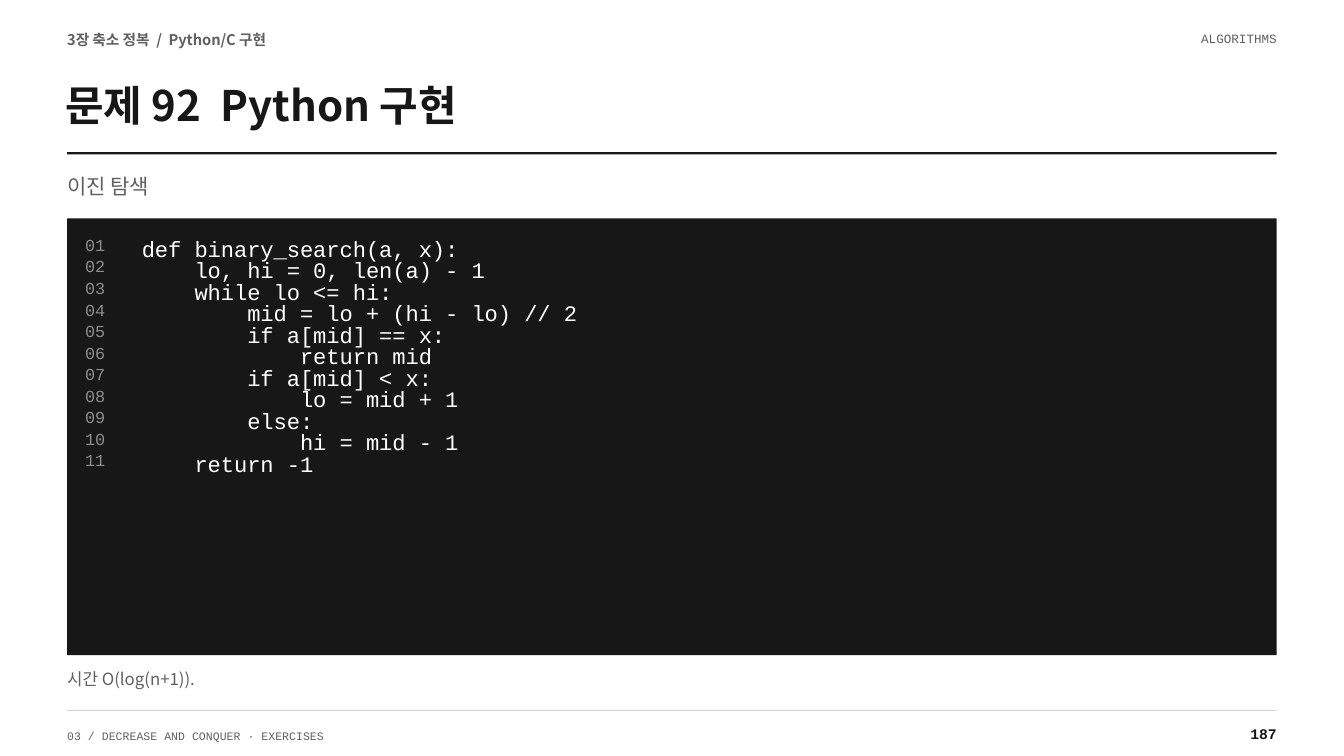
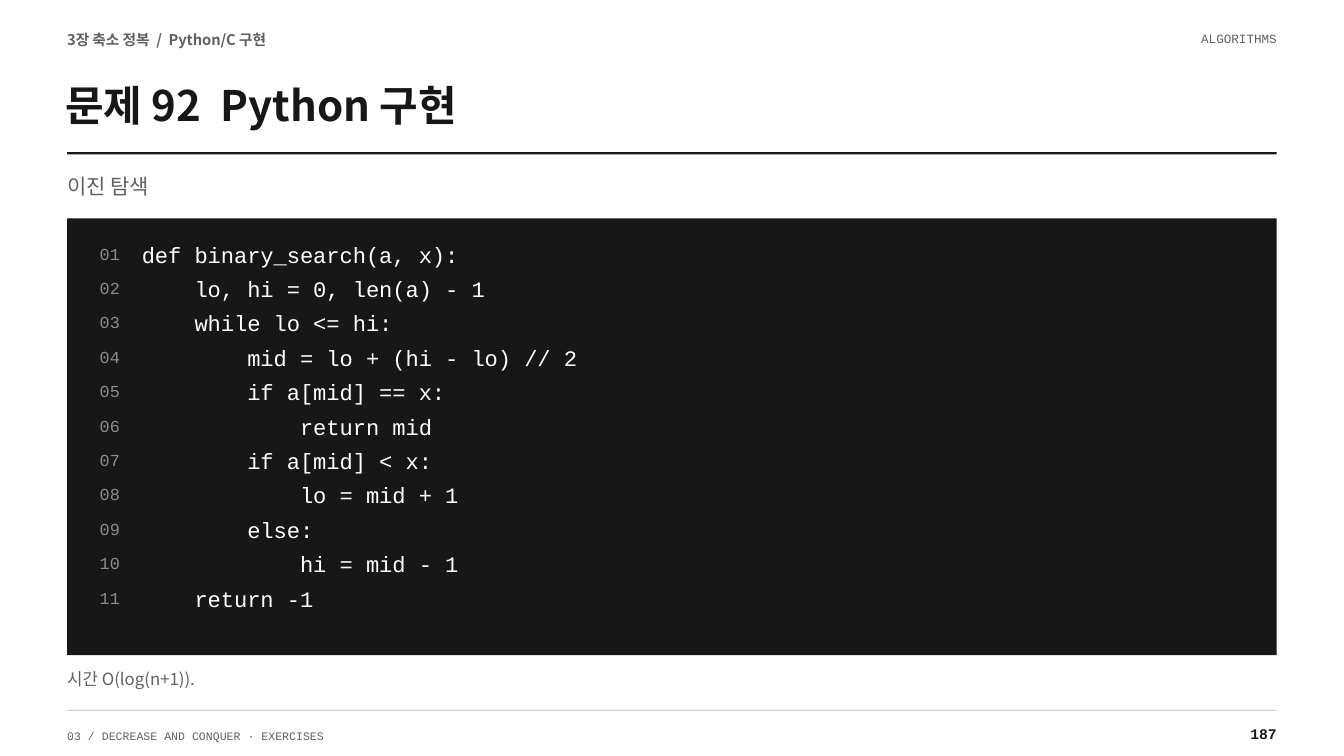
Before and after one commit to Sangdon-Park/Sangdon-Park.github.io, a slide deck: slide 187 of data/알고리즘/3장_연습문제_100문항_수업용.pptx. Drawn at 1344x756 pixels with LibreOffice and Linux fonts; fonts in the diff are those of the drawing. Boxes give left, top, right and bottom in pixels: in the first picture for what was removed or moved away, otherwise in the second. Text is boxed around its words. In the diff, an @@ line names an element or a change of style, - is before the commit and + after.

```diff
--- a/data/알고리즘/3장_연습문제_100문항_수업용.pptx
+++ b/data/알고리즘/3장_연습문제_100문항_수업용.pptx
@@ text "01": place and size @@
-text "01" at (85, 240, 105, 251)
+text "01" at (100, 249, 120, 260)
@@ text "lo, hi = 0, len(a) ...": place and size @@
-text "lo, hi = 0, len(a) ..." at (195, 262, 485, 285)
+text "lo, hi = 0, len(a) ..." at (195, 281, 485, 302)
@@ text "02": place and size @@
-text "02" at (85, 261, 105, 272)
+text "02" at (100, 283, 120, 294)
@@ text "03": place and size @@
-text "03" at (85, 283, 105, 294)
+text "03" at (100, 317, 120, 328)
@@ text "while lo <= hi:": place and size @@
-text "while lo <= hi:" at (195, 284, 393, 307)
+text "while lo <= hi:" at (195, 315, 393, 332)
@@ text "04": place and size @@
-text "04" at (85, 305, 105, 316)
+text "04" at (100, 352, 120, 363)
@@ text "mid = lo + (hi ...": place and size @@
-text "mid = lo + (hi ..." at (247, 305, 577, 328)
+text "mid = lo + (hi ..." at (247, 350, 577, 371)
@@ text "05": place and size @@
-text "05" at (85, 326, 105, 337)
+text "05" at (100, 386, 120, 397)
@@ text "if a[mid] == x:": place and size @@
-text "if a[mid] == x:" at (247, 327, 445, 350)
+text "if a[mid] == x:" at (247, 384, 445, 405)
@@ text "06": place and size @@
-text "06" at (85, 348, 105, 359)
+text "06" at (100, 421, 120, 432)
@@ text "return mid": place and size @@
-text "return mid" at (300, 348, 432, 371)
+text "return mid" at (300, 419, 432, 436)
@@ text "07": place and size @@
-text "07" at (85, 369, 105, 380)
+text "07" at (100, 455, 120, 466)
@@ text "if a[mid] < x:": place and size @@
-text "if a[mid] < x:" at (247, 370, 432, 393)
+text "if a[mid] < x:" at (247, 453, 432, 474)
@@ text "08": place and size @@
-text "08" at (85, 391, 105, 402)
+text "08" at (100, 489, 120, 500)
@@ text "lo = mid + 1": place and size @@
-text "lo = mid + 1" at (300, 392, 458, 408)
+text "lo = mid + 1" at (300, 487, 458, 504)
@@ text "else:": place and size @@
-text "else:" at (247, 413, 313, 436)
+text "else:" at (247, 522, 313, 539)
@@ text "09": place and size @@
-text "09" at (85, 412, 105, 423)
+text "09" at (100, 524, 120, 535)
@@ text "10": place and size @@
-text "10" at (85, 434, 105, 445)
+text "10" at (100, 558, 120, 569)
@@ text "hi = mid - 1": place and size @@
-text "hi = mid - 1" at (300, 435, 458, 458)
+text "hi = mid - 1" at (300, 556, 458, 573)
@@ line spacing 1.08 to 1.3 in 22 elements at (142, 247, 459, 268), (195, 281, 485, 302), (195, 315, 393, 332), (100, 249, 120, 260), (247, 350, 577, 371), (100, 283, 120, 294), (247, 384, 445, 405), (100, 317, 120, 328), (300, 419, 432, 436), (100, 352, 120, 363), (247, 453, 432, 474), (100, 386, 120, 397), (300, 487, 458, 504), (100, 421, 120, 432), (100, 455, 120, 466), (247, 522, 313, 539), (100, 489, 120, 500), (300, 556, 458, 573), (100, 524, 120, 535), (195, 592, 313, 608), (100, 558, 120, 569), (100, 593, 120, 604) @@
@@ text "11": place and size @@
-text "11" at (85, 455, 105, 466)
+text "11" at (100, 593, 120, 604)
@@ text "return -1": place and size @@
-text "return -1" at (195, 457, 313, 473)
+text "return -1" at (195, 592, 313, 608)
```
Also in this commit, not shown: 45 other slides changed, 4 other files.
